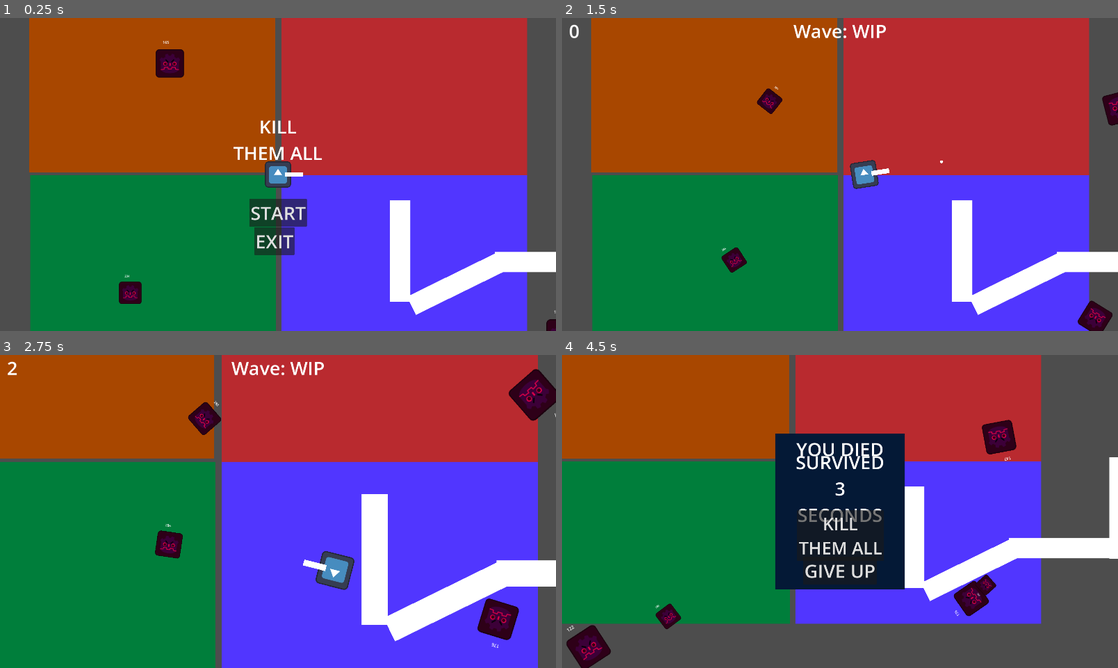
Above: before the commit, frames 1-4 (two rows, left to right).
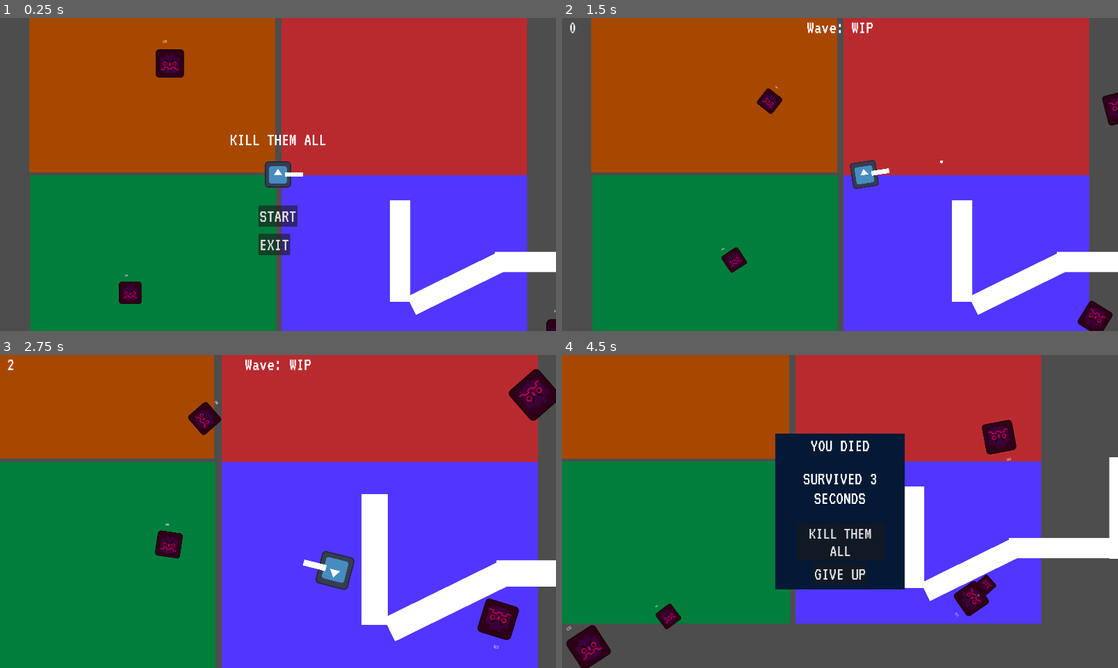
Above: after the commit, the same moments.

Repository: yasukawa426/top-down-shooter
Game: Godot game, scene res://scenes/main.tscn
Two runs of this game, one before a commit and one after it. Both use one fixed random seed, a clock stepped at 60 frames per second and the inputs below. The engine's default icon, where the game draws it, is replaced by a stand-in: a white triangle on a blue panel in a dark square.
Inputs (mouse positions are in pixels of both pictures, inside the frame that each line leads up to):
- Up to frame 1 (0.25 s): no input
- Up to frame 2 (1.5 s): click "START" at 0.5 s; move the mouse to (962, 158) at 1.27 s; hold D (move_right) from 1.28 s (still down); hold Space (shoot) from 1.28 s (still down)
- Up to frame 3 (2.75 s): move the mouse to (166, 527) at 2.02 s; release D (move_right) at 2.03 s; release Space (shoot) at 2.03 s; hold S (move_down) from 2.03 s (still down); tap Mouse wheel up (zoom_in) at 2.1 s
- Up to frame 4 (4.5 s): move the mouse to (895, 442) at 2.77 s; release S (move_down) at 2.78 s; hold D (move_right) 2.78-3.53 s; hold Mouse wheel down (zoom_out) 2.78-3.53 s; move the mouse to (812, 574) at 3.52 s; hold W (move_up) 3.53-4.28 s; tap Space (shoot) at 3.6 s; move the mouse to (1006, 558) at 4.27 s; hold A (move_left) from 4.28 s (still down); hold Mouse wheel up (zoom_in) from 4.28 s (still down)

The runs differ from the first frame. In frame 1, 1.7% of the frame differs, in the area x 22-100%, y 7-95%; in frame 2, 0.4%; in frame 3, 0.5%; in frame 4, 2.2%, in the area x 0-81%, y 27-89%.

Commit message:
feat: change default custom font

Diff:
--- a/project.godot
+++ b/project.godot
@@ -26,6 +26,9 @@
 [editor_plugins]
 
 enabled=PackedStringArray("res://addons/project-time-tracker/plugin.cfg")
+[gui]
+
+theme/custom_font="uid://dt3efleoqglwv"
 
 [input]
 
